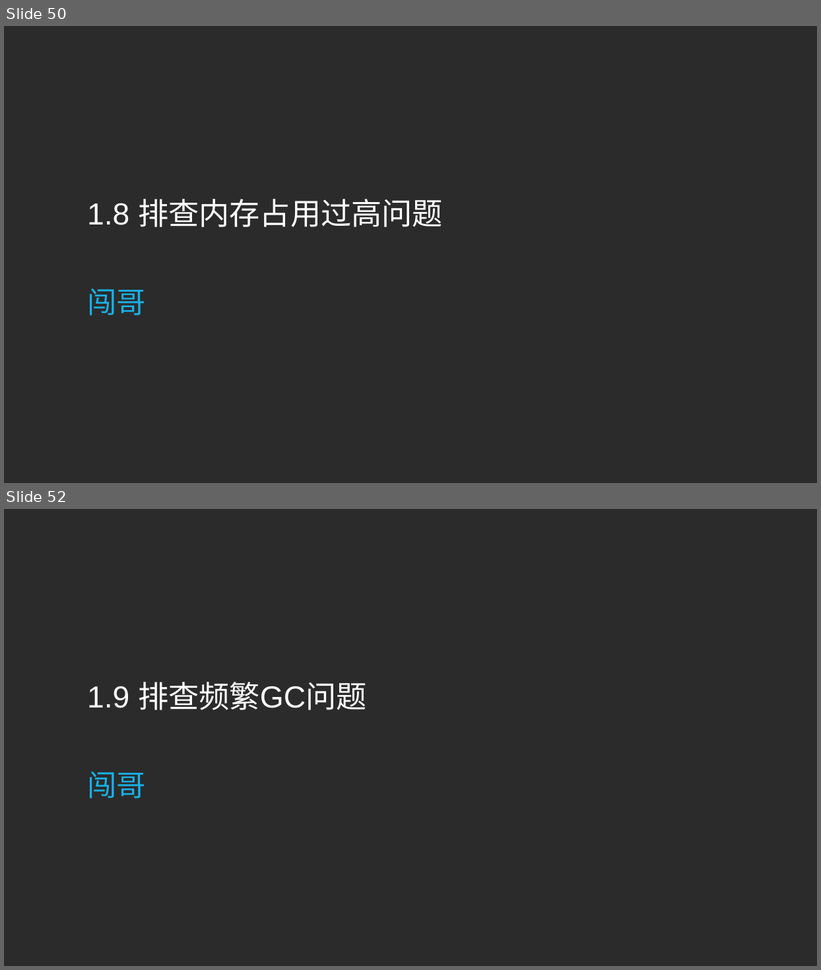
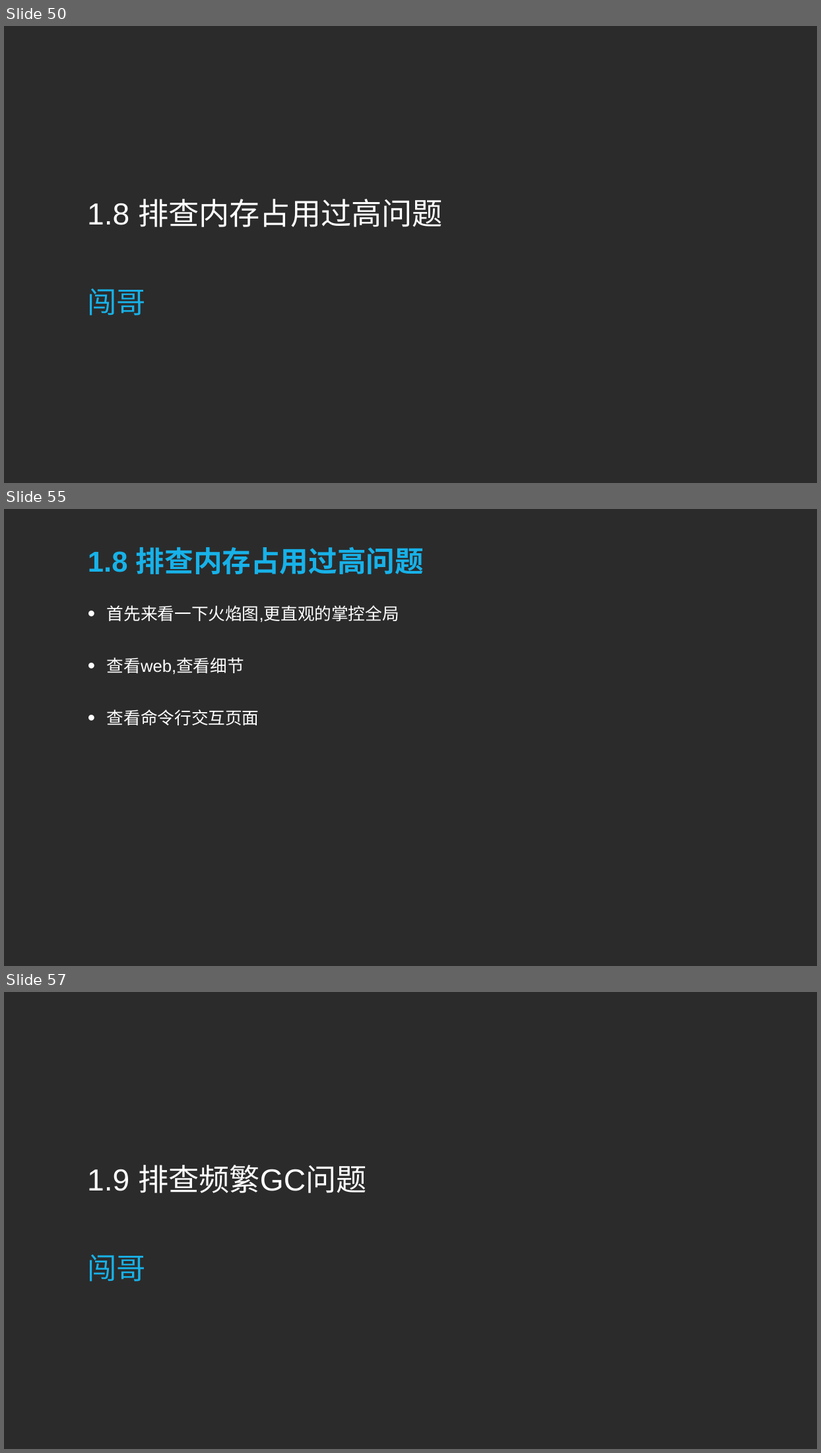
Before and after one commit to sqc157400661/Snail, a slide deck: Go专题系列/性能分析和优化专题/性能分析和优化专题.pptx. Shown one above the other, each under a label of ours: slides 50 and 52 before the commit, slides 50, 55 and 57 after it; the slides between them are not shown. The pictures are 821x970 and 821x1453 pixels, drawn with LibreOffice and Linux fonts; fonts in the diff are those of the drawing; background and template pictures are left out; a plain dark background stands for a picture behind light text. Boxes give left, top, right and bottom in pixels: in the first picture for what was removed or moved away, otherwise in the second. Text is boxed around its words. In the diff, an @@ line names an element or a change of style, - is before the commit and + after.

```diff
--- a/Go专题系列/性能分析和优化专题/性能分析和优化专题.pptx
+++ b/Go专题系列/性能分析和优化专题/性能分析和优化专题.pptx
@@ slide 55 added at box(4, 509, 817, 966), background picture (left out) @@
@@ title added at box(88, 547, 424, 574), 68 pt, text #17B2E9, bold @@
+1.8 排查内存占用过高问题
@@ text added at box(107, 605, 399, 623), 40 pt, text #FFFFFF @@
+• 首先来看一下火焰图,更直观的掌控全局
@@ text added at box(107, 657, 244, 675), 40 pt, text #FFFFFF @@
+• 查看web,查看细节
@@ text added at box(107, 710, 259, 725), 40 pt, text #FFFFFF @@
+• 查看命令行交互页面
@@ what was slide 52 is now slide 57 @@
```
Also in this commit, not shown: 1 slide changed, 4 other slides added, 11 other files.
